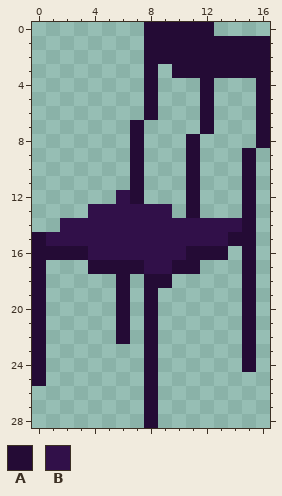
File history of a pixel-art sprite, KissyGhost/Assets/Art/Furniture/General/Night/chair_SW.png. The picture above is the old version.
The file is 68x116 pixels, drawn in blocks of 4x4; one block is one cell here. Colours within 5 levels of each other are drawn and written as one.
Palette (. is transparent): A #240b35  B #311049
Pixels before, first column x 0:
 0 ........AAAAA....
 1 ........AAAAAAAAA
 2 ........AAAAAAAAA
 3 ........A.AAAAAAA
 4 ........A...A...A
 5 ........A...A...A
 6 ........A...A...A
 7 .......A....A...A
 8 .......A...A....A
 9 .......A...A...A.
10 .......A...A...A.
11 .......A...A...A.
12 ......BA...A...A.
13 ....BBBBBB.A...A.
14 ..BBBBBBBBBBBBBA.
15 ABBBBBBBBBBBBBAA.
16 AAAABBBBBBBAAA.A.
17 A...AAAABBAA...A.
18 A.....A.AA.....A.
19 A.....A.A......A.
20 A.....A.A......A.
21 A.....A.A......A.
22 A.....A.A......A.
23 A.......A......A.
24 A.......A......A.
25 A.......A........
26 ........A........
27 ........A........
28 ........A........
And afterwards:
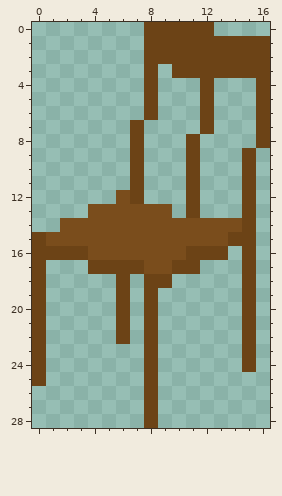
Changes in this commit:
colour A: #240b35 -> #6c4316
colour B: #311049 -> #7a4d1c
Pixel boxes of the changes (left, top, right, bottom) in both pictures:
changed: (32, 22, 270, 428)
